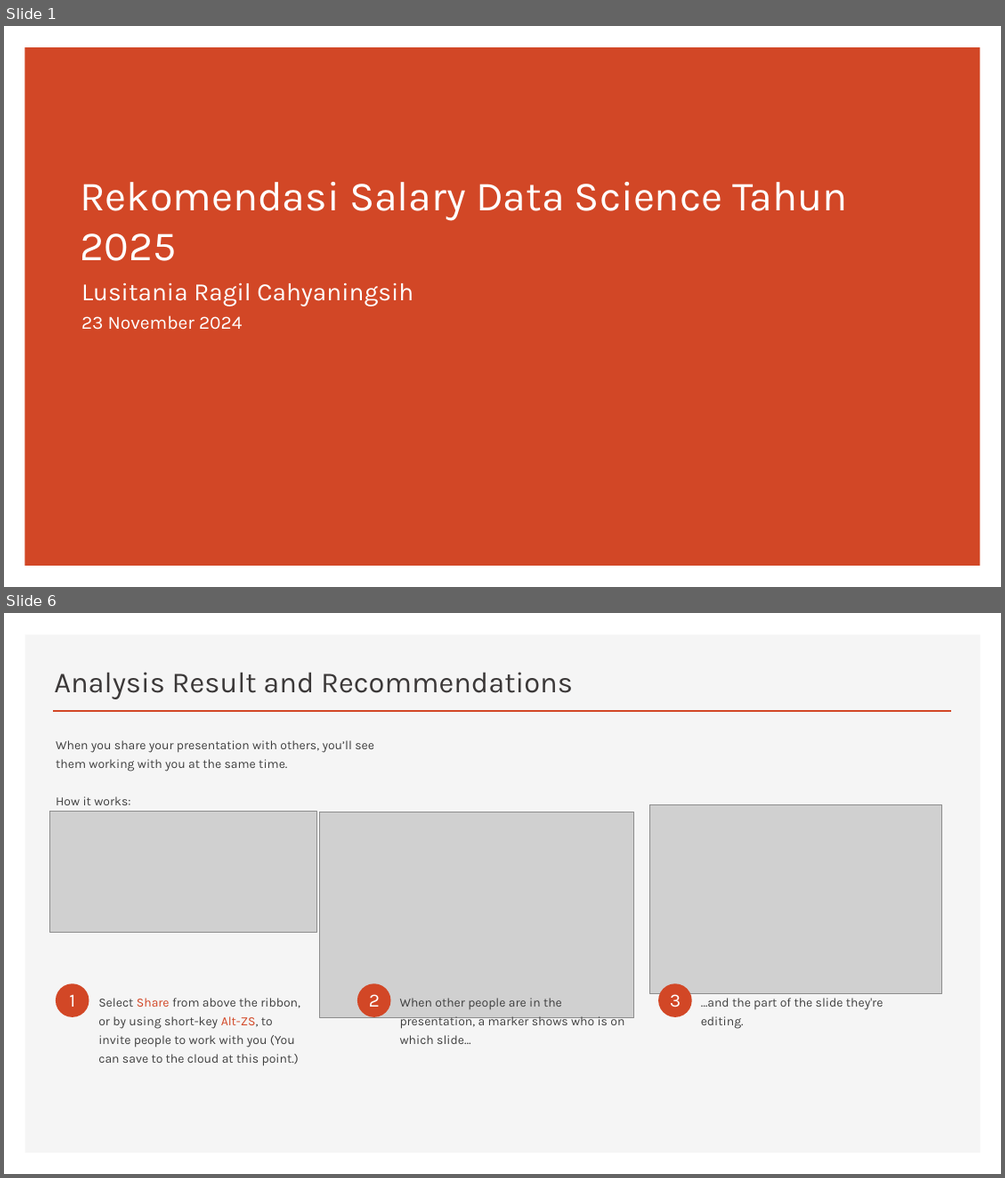
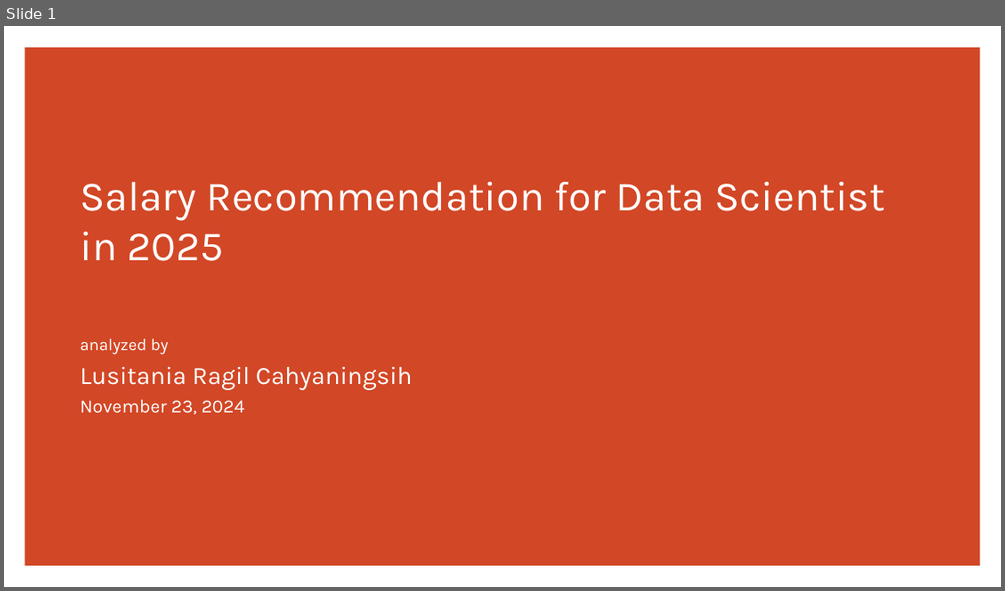
Before and after one commit to CODA-Assignment-Bay/p1-coda001-rmt-m2-lusitaniarc, a slide deck: P1M2_lusitania.pptx. Shown one above the other, each under a label of ours: slides 1 and 6 before the commit, slide 1 after it; the slides between them are not shown. The pictures are 1005x1178 and 1005x591 pixels, drawn with LibreOffice and Linux fonts; fonts in the diff are those of the drawing; grey boxes stand for pictures. Boxes give left, top, right and bottom in pixels: in the first picture for what was removed or moved away, otherwise in the second. Text is boxed around its words. In the diff, an @@ line names an element or a change of style, - is before the commit and + after.

```diff
--- a/P1M2_lusitania.pptx
+++ b/P1M2_lusitania.pptx
@@ slide 6 removed at (4,613,1001,1174), background #FFFFFF @@
@@ rectangle removed at (25,634,980,1153) @@
@@ title removed at (54,672,573,699) @@
-Analysis Result and Recommendations
@@ line removed from (53, 711) to (952, 711) @@
@@ text removed at (56,740,374,805) @@
-When you share your presentation with others, you’ll see them working with you at the same time.
-How it works:
@@ picture removed at (49,811,316,932) @@
@@ picture removed at (320,811,633,1018) @@
@@ picture removed at (650,805,942,994) @@
@@ ellipse removed at (56,984,89,1018) @@
@@ ellipse removed at (357,984,391,1018) @@
@@ ellipse removed at (658,984,692,1018) @@
@@ text removed at (69,994,75,1006) @@
-1
@@ text removed at (98,997,300,1066) @@
-Select Share from above the ribbon, or by using short-key Alt-ZS, to invite people to work with you (You can save to the cloud at this point.)
@@ text removed at (369,994,380,1006) @@
-2
@@ text removed at (400,997,624,1044) @@
-When other people are in the presentation, a marker shows who is on which slide…
@@ text removed at (670,994,680,1006) @@
-3
@@ text removed at (701,997,883,1029) @@
-…and the part of the slide they're editing.
@@ slide 1 changed as well @@
@@ title at (80,182,885,261): text changed @@
-Rekomendasi Salary Data Science Tahun 2025
+Salary Recommendation for Data Scientist
+in 2025
@@ subtitle "analyzed by": place and size @@
-subtitle "analyzed by" at (81,282,413,329)
+subtitle "analyzed by" at (80,338,413,414)
@@ subtitle at (80,338,169,354): paragraph added @@
+analyzed by
@@ subtitle at (80,399,244,414): text changed @@
-23 November 2024
+November 23, 2024
```
Also in this commit, not shown: 13 slides added, 7 other slides removed, 3 other files.
